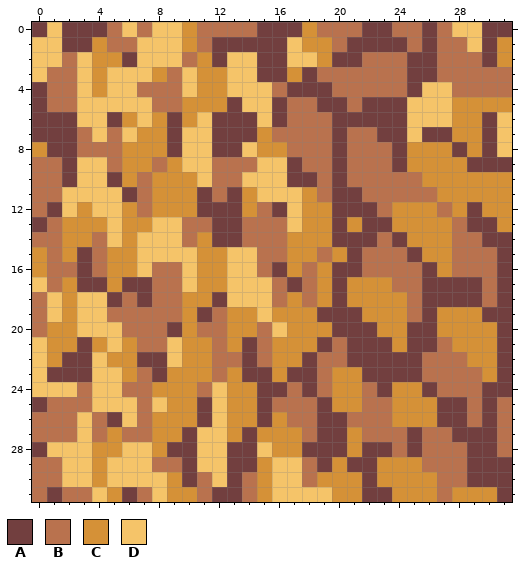
Pixel-art sprite: assets/graphics/cover.png. Above, as it was before the edit.
The file is 32x32 pixels.
Palette (. is transparent): A #723f3f  B #b9724e  C #d59137  D #f5c469
Pixels before, first column x 0:
 0 ADAAABDBDDCBBBBAAACBBBAABBABDDAA
 1 DDAACBBDDDCBAAAAADCCBAAAABABBDAC
 2 DDBDCCADDDBCADDAADDCAABBBAABBBAC
 3 DBBDCDDDCBDCCDDAACABBBBBBAABBBBB
 4 ABBDCDDBBBDCCDDDBAAABBBBBADDBBBB
 5 ABBDDDDDBBCCCADDABBAABAAADDDCCCC
 6 AAADDACDCACDAAADABBBAAAAADDDCCAD
 7 AAABDBDCCADDAAACBBBBABBAADAACCAD
 8 CAABBBCCCADDAADCCBBBABBBACCCACAD
 9 BBADDBCCBCDDBBBDDABBABBBACCCCAAA
10 BBADDACBCCCDBBDDDAABABBBBBCCCCCC
11 BBDDDDABCCCABACDDDCBAABBBBBCCCCC
12 BADCDDCBCCCAAACBADCCAAABCCCBCACC
13 ABCCCDCCDDBBAABBBDCCACAACCCCBAAC
14 BBCCBDCDDDBCAABBBCCCAAABACCCBBAA
15 CBCABCCDDDDCCDDBBCCBCABBBACCBBBA
16 CBBABCCDBBDCCDDBACBCAABBBBACBBBA
17 DBCAACAABBDCCDDDBABCACCCBBAAAABA
18 BDCDDABABBCCADDDBCBCACCCCBAAAABA
19 BDCDDBBBBBCABCCDCCCAAACCCBACCCAA
20 BCCDDDBBBACBBCCBDCCCAAACCAACCCCA
21 DCCACDCBBDCCBCABCCCABAAACAABCCCA
22 DCAADCCAADCCBBABCCABBAAAAABBBCCA
23 DAAADDCBACCCBCAACAABCCAAAABBBBCA
24 DDDBDDBBCCCBDCCAABABCCBACCABBBAA
25 ABBBDDDBDCCADCCABBBACCBBCCCAABAB
26 BBBDBADBCCCADCCACBBAABBBCCCAABAB
27 BBBDBCBBCCADDCACCCBAACBBBABBAAAB
28 ADDDCCDDCAADDAADCCAAACAABABBBAAB
29 BBDDCDDDBBADDAACDDBACAACCCBBBAAA
30 BBDDCDDDDCABDABCDDBCCCACCCCBBAAA
31 BABBDCABDCCBAABCDDDDCCAACCCBCCCA
Once edited:
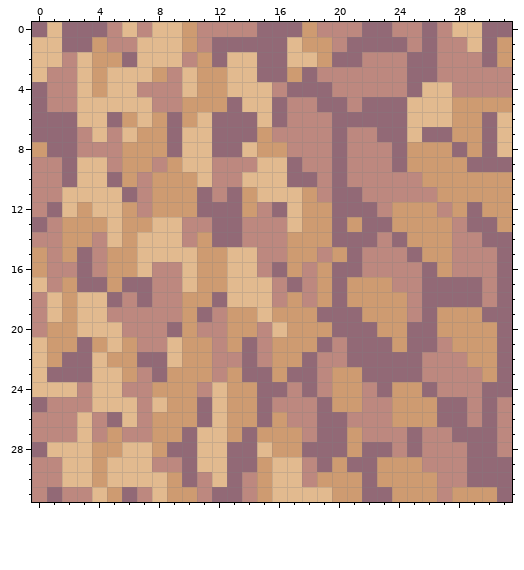
The exact change:
colour A: #723f3f -> #723f3f9c
colour B: #b9724e -> #b9724e9c
colour C: #d59137 -> #d591379c
colour D: #f5c469 -> #f5c4699c
